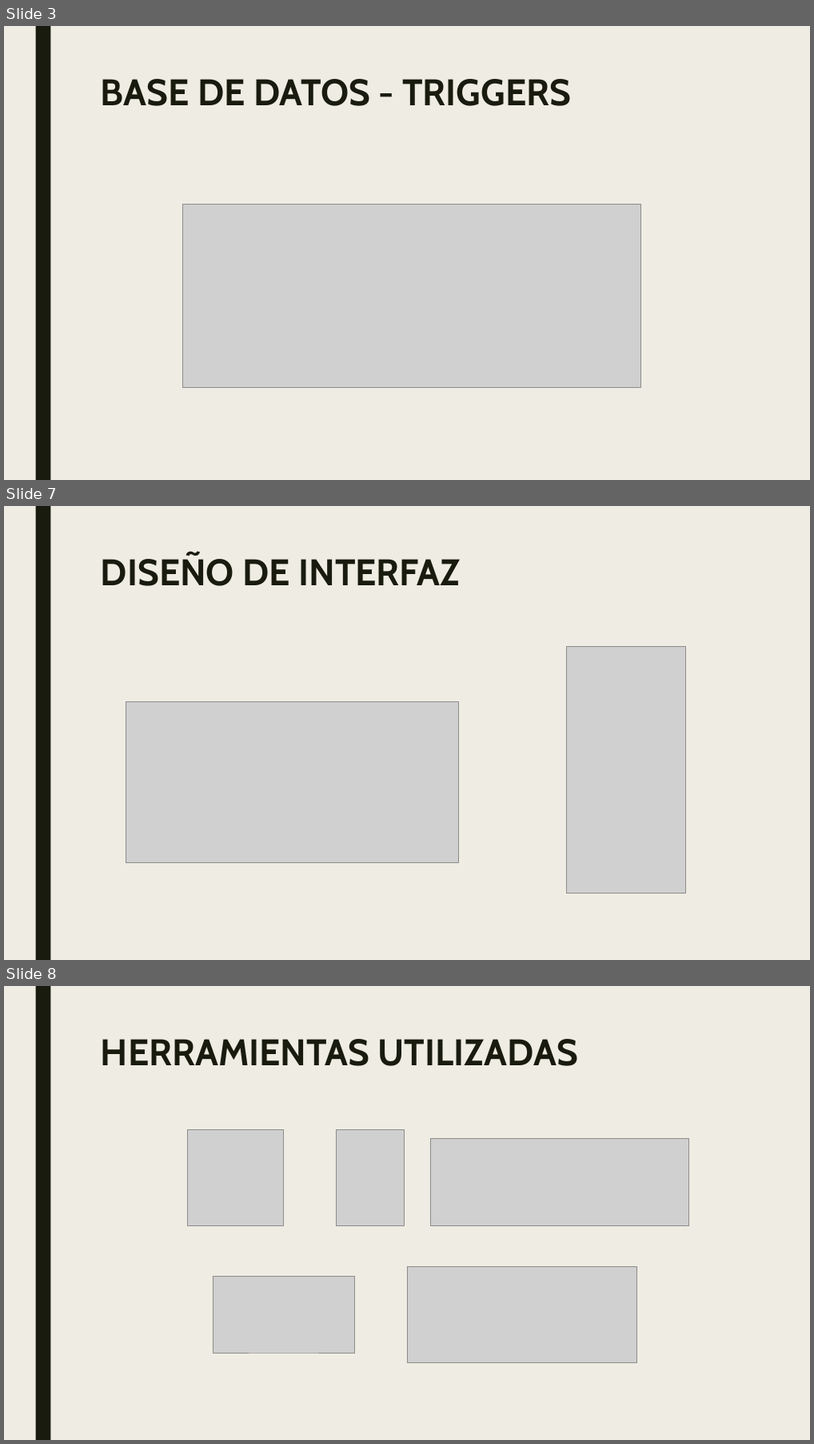
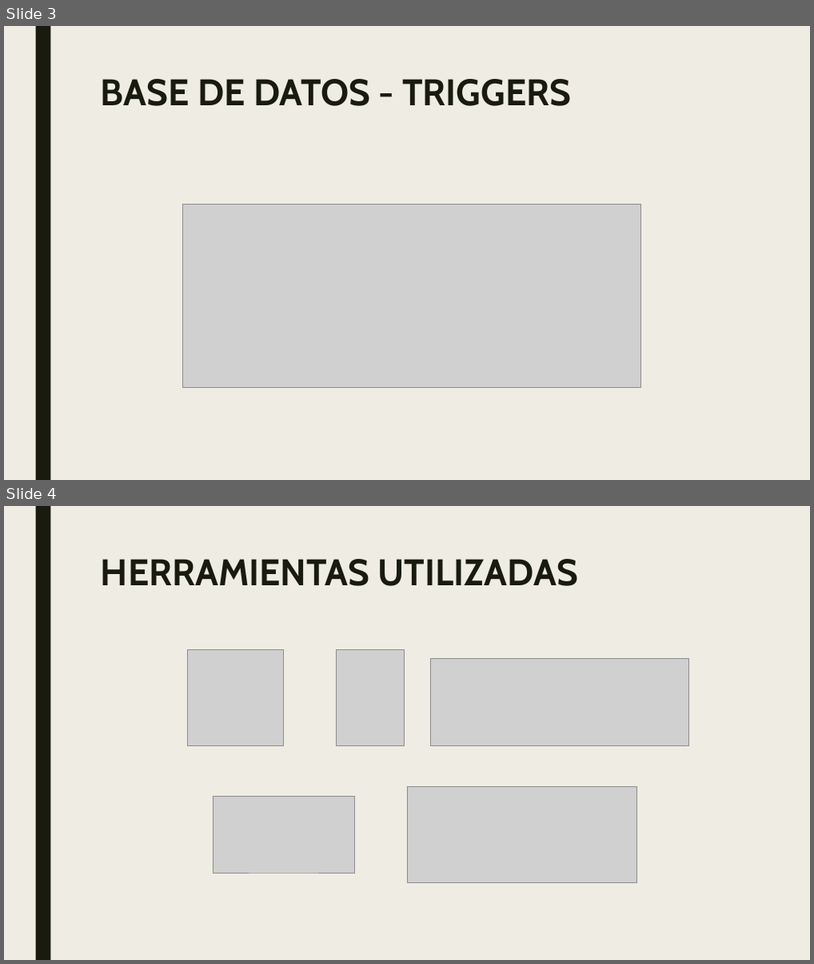
Before and after one commit to Samuel-Gom/proyecto-inventario-tecnosur, a slide deck: EXAMEN FINAL PROYECTO.pptx. Shown one above the other, each under a label of ours: slides 3, 7 and 8 before the commit, slides 3 and 4 after it; the slides between them are not shown. The pictures are 814x1444 and 814x964 pixels, drawn with LibreOffice and Linux fonts; fonts in the diff are those of the drawing; grey boxes stand for pictures. Boxes give left, top, right and bottom in pixels: in the first picture for what was removed or moved away, otherwise in the second. Text is boxed around its words. In the diff, an @@ line names an element or a change of style, - is before the commit and + after.

```diff
--- a/EXAMEN FINAL PROYECTO.pptx
+++ b/EXAMEN FINAL PROYECTO.pptx
@@ slide 7 removed at bbox=[4, 506, 810, 960], background #EFEDE3; not listed: 1 template element that a slide beside it also shows @@
@@ title removed at bbox=[101, 554, 460, 586] @@
-DISEÑO DE INTERFAZ
@@ picture removed at bbox=[567, 646, 687, 892] @@
@@ picture removed at bbox=[126, 702, 459, 863] @@
@@ what was slide 8 is now slide 4 @@
```
Also in this commit, not shown: 3 other slides removed.
